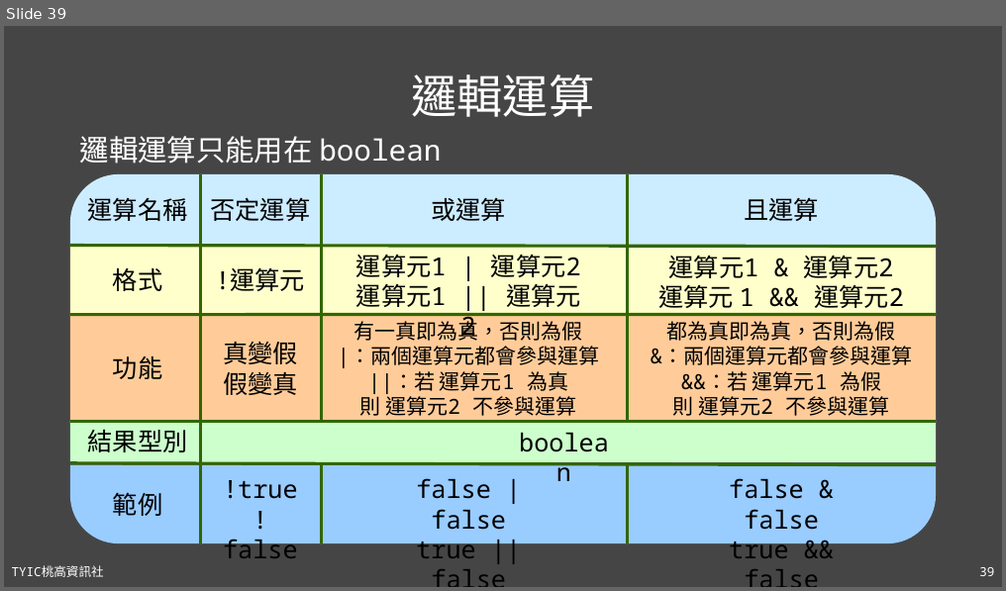
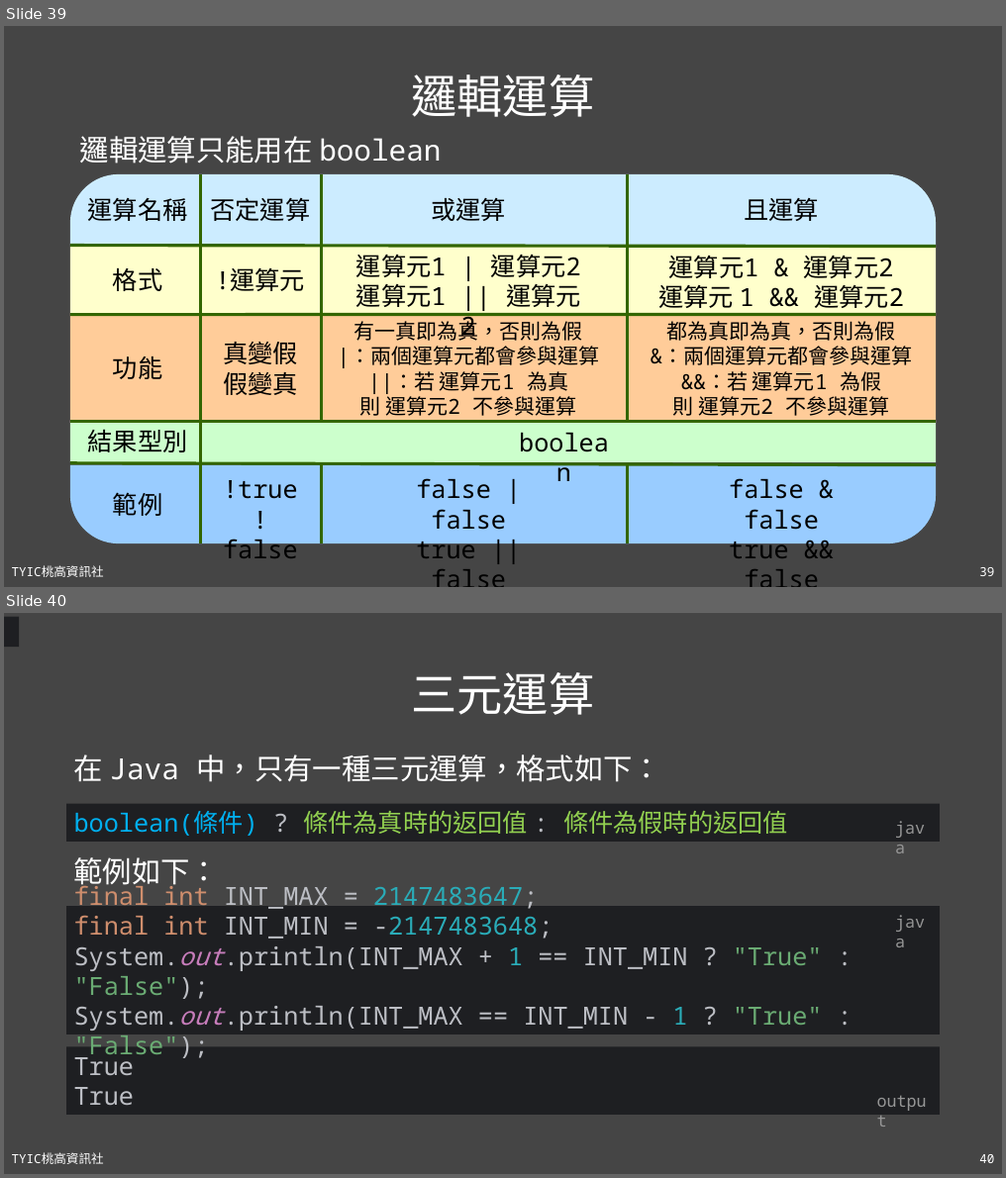
Before and after one commit to TYSHIC/slides, a slide deck: powerpoint/04_初探Java.pptx. Shown one above the other, each under a label of ours: slide 39 before the commit, slides 39 and 40 after it. The pictures are 1006x591 and 1006x1178 pixels, drawn with LibreOffice and Linux fonts; fonts in the diff are those of the drawing. Boxes give left, top, right and bottom in pixels: in the first picture for what was removed or moved away, otherwise in the second. Text is boxed around its words. In the diff, an @@ line names an element or a change of style, - is before the commit and + after.

```diff
--- a/powerpoint/04_初探Java.pptx
+++ b/powerpoint/04_初探Java.pptx
@@ slide 40 added at (4, 613, 1002, 1174), background #454545; not listed: 2 template elements that a slide beside it also shows @@
@@ rectangle added at (4, 617, 19, 647), fill #1E1F22 @@
@@ title added at (411, 672, 594, 715), 44 pt, text #FFFFFF @@
+三元運算
@@ text added at (74, 755, 662, 782), 28 pt, text #FFFFFF @@
+在 Java 中，只有一種三元運算，格式如下：
@@ rectangle added at (66, 804, 940, 842), fill #1E1F22, 24 pt, text #92D050 @@
+boolean(條件) ? 條件為真時的返回值 : 條件為假時的返回值
@@ text added at (888, 814, 940, 842), 16 pt, text #969696 @@
+java
@@ text added at (74, 858, 220, 890), 28 pt, text #FFFFFF @@
+範例如下：
@@ rectangle added at (66, 906, 940, 1035), fill #1E1F22, 24 pt, text #BCBEC4 @@
+final int INT_MAX = 2147483647;
+final int INT_MIN = -2147483648;
+System.out.println(INT_MAX + 1 == INT_MIN ? "True" : "False");
+System.out.println(INT_MAX == INT_MIN - 1 ? "True" : "False");
@@ text added at (888, 908, 940, 936), 16 pt, text #969696 @@
+java
@@ rectangle added at (66, 1048, 940, 1115), fill #1E1F22, 24 pt, text #BCBEC4 @@
+True
+True
@@ text added at (869, 1087, 940, 1115), 16 pt, text #969696 @@
+output
```
Also in this commit, not shown: 2 slides changed, 1 other slide added, 2 other files.
